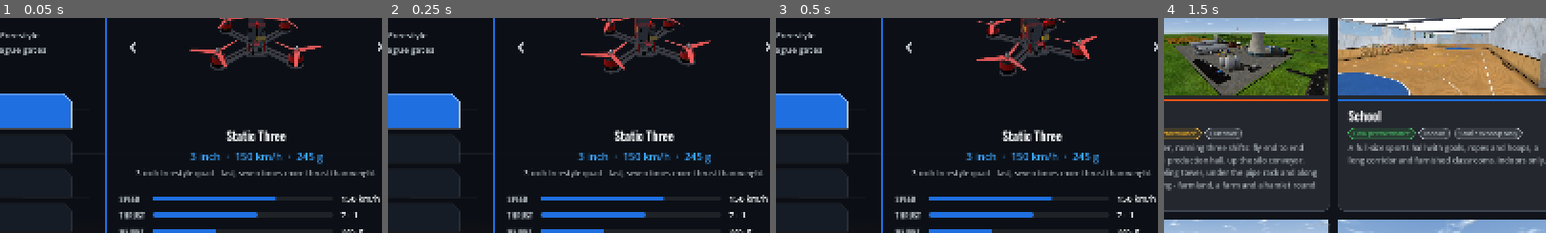
Above: before the commit, frames 1-4 (left to right).
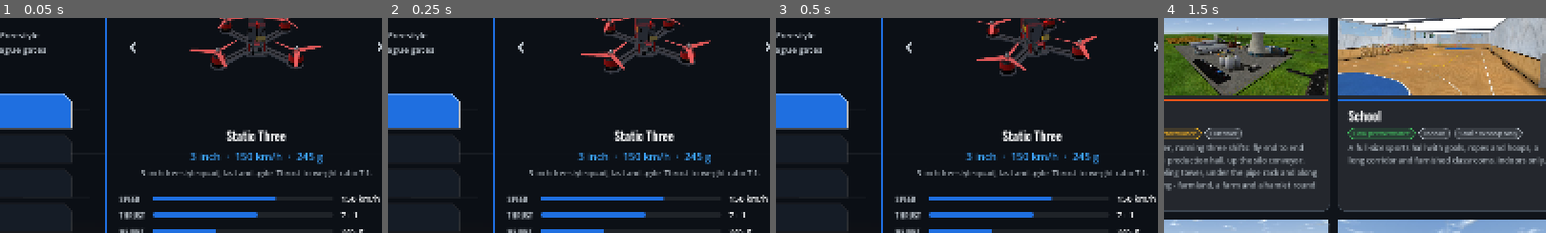
Above: after the commit, the same moments.

Repository: florian010230/static-horizon-fpv-simulator
Game: Godot game, scene res://scenes/MainMenu.tscn
The game is run twice, just before and just after one commit, with the same random seed, the same clock (stepped at 60 frames per second) and the same inputs.
Inputs (mouse positions are % of the whole screen's width and height, from its top left):
- Up to frame 1 (0.05 s): no input
- Up to frame 2 (0.25 s): no input
- Up to frame 3 (0.5 s): no input
- Up to frame 4 (1.5 s): click "Play" at 0.5 s; click (32, 53) at 1.27 s
The pictures show only the part of the screen within x 42-92%, y 30-80%; the shares and areas given below are measured in that part.

The runs differ from the first frame. In frame 1, 0.9% of the frame differs, in the area x 35-98%, y 70-75%; in frame 2, 0.9%; in frame 3, 0.9%; in frame 4, nothing differs.

Commit message:
R resets while the radio reset switch is on, shorter drone descriptions
- R and the radio reset control each reset on their own edge: a switch left
  ON no longer swallows R. Self-test: R resets with the switch still on.
- Drone cards: plain descriptions with the thrust-to-weight ratio.

Diff:
--- a/scripts/drone.gd
+++ b/scripts/drone.gd
@@ -184,7 +184,7 @@
 		"collision_radius": 0.08,
 		"camera_near": 0.05, "camera_far": 2000.0,
 		"display": {"name": "Static Three", "tags": ["3 inch", "150 km/h", "245 g"],
-			"text": "3-inch freestyle quad - fast, seven times more thrust than weight."},
+			"text": "3-inch freestyle quad, fast and agile. Thrust-to-weight ratio 7:1."},
 		"visual": {
 			"body_radius": 0.035, "body_height": 0.02,
 			"arm_thickness": 0.012,
@@ -214,7 +214,7 @@
 		"collision_radius": 0.1,
 		"camera_near": 0.05, "camera_far": 2000.0,
 		"display": {"name": "Static Five", "tags": ["5 inch", "210 km/h", "650 g"],
-			"text": "5-inch freestyle quad - big props, big speed, nine times more thrust than weight."},
+			"text": "5-inch freestyle quad, fast and powerful. Thrust-to-weight ratio 9:1."},
 		"visual": {
 			"body_radius": 0.045, "body_height": 0.03,
 			"arm_thickness": 0.016,
@@ -247,7 +247,7 @@
 		"collision_radius": 0.095,
 		"camera_near": 0.05, "camera_far": 2000.0,
 		"display": {"name": "Static Race", "tags": ["5 inch", "170 km/h", "440 g"],
-			"text": "5-inch race quad - light, low and brutal: eleven times more thrust than weight."},
+			"text": "5-inch race quad, lightweight and agile. Thrust-to-weight ratio 11:1."},
 		"visual": {
 			"body_radius": 0.04, "body_height": 0.024,
 			"arm_thickness": 0.014,
@@ -282,7 +282,7 @@
 		"collision_radius": 0.034,
 		"camera_near": 0.012, "camera_far": 400.0,
 		"display": {"name": "Static Whoop", "tags": ["75 mm", "70 km/h", "32 g"],
-			"text": "75 mm brushless ducted whoop - light and snappy, seven times more thrust than weight."},
+			"text": "75 mm brushless ducted whoop, light and snappy. Thrust-to-weight ratio 7:1."},
 		"visual": {
 			"body_radius": 0.013, "body_height": 0.009,
 			"arm_thickness": 0.004,
@@ -633,9 +633,13 @@
 	# frame while it stays on: a reset on a two-position switch is left in
 	# the ON position, and the drone sat pinned to the spawn until the
 	# switch was flipped back (the user thought it was broken, 2026-10-06).
-	var reset_on: bool = InputManager.reset_key_pressed()
-	var reset_edge: bool = reset_on and not _reset_was_on
-	_reset_was_on = reset_on
+	# R and the switch have an edge each: a switch left ON used to hold the
+	# combined level up, so R did nothing until it was flipped back.
+	var key_on: bool = Input.is_key_pressed(KEY_R)
+	var switch_on: bool = InputManager.reset_control_on()
+	var reset_edge: bool = (key_on and not _reset_key_was_on) or (switch_on and not _reset_was_on)
+	_reset_key_was_on = key_on
+	_reset_was_on = switch_on
 	if reset_edge:
 		_splash_t = -1.0
 		reset_to_spawn()
@@ -1072,6 +1076,7 @@
 	_reset_controller()
 
 var _reset_was_on: bool = false
+var _reset_key_was_on: bool = false
 ## Emitted after every reset to the spawn (R, the radio's reset control,
 ## the world border) - a race run listens to void the lap.
 signal was_reset
--- a/scripts/input_manager.gd
+++ b/scripts/input_manager.gd
@@ -725,6 +725,11 @@
 func reset_key_pressed() -> bool:
 	return Input.is_key_pressed(KEY_R) or _control_on("reset")
 
+## The radio's reset control alone (the drone keeps its own edge for it
+## and for R: a switch left ON must not swallow R, 2026-10-18).
+func reset_control_on() -> bool:
+	return _control_on("reset")
+
 ## Edge-triggered: true only on the frame KEY_V or the assigned
 ## line-of-sight control goes from off to on. Intended to be polled
 ## once a frame (e.g. by ui.gd, which currently reads KEY_V directly -
--- a/scripts/self_test.gd
+++ b/scripts/self_test.gd
@@ -1588,6 +1588,16 @@
 	var climbed2: float = d.global_position.y - y1
 	_check(climbed1 > 1.0 and back and climbed2 > 1.0, "radio: the reset switch resets the drone once and it takes off again, switch still on",
 		"first climb %.2f m, back at spawn %s, armed %s, climb after reset %.2f m" % [climbed1, back, InputManager.armed, climbed2])
+	# R must still reset while the switch stays ON (it did nothing, 2026-10-17).
+	var away: float = d.global_position.distance_to(d._spawn_transform.origin)
+	_key(KEY_R, true)
+	await get_tree().physics_frame
+	await get_tree().physics_frame
+	_key(KEY_R, false)
+	await _wait(0.1)
+	var back_r: float = d.global_position.distance_to(d._spawn_transform.origin)
+	_check(away > 1.0 and back_r < 1.0, "radio: R resets while the reset switch stays on",
+		"away %.2f m, after R %.2f m from spawn" % [away, back_r])
 	# A reset close to the spawn still voids a race run (the run used to
 	# reset only when the drone jumped more than 8 m in one frame).
 	Settings.game_mode = Settings.MODE_RACE
